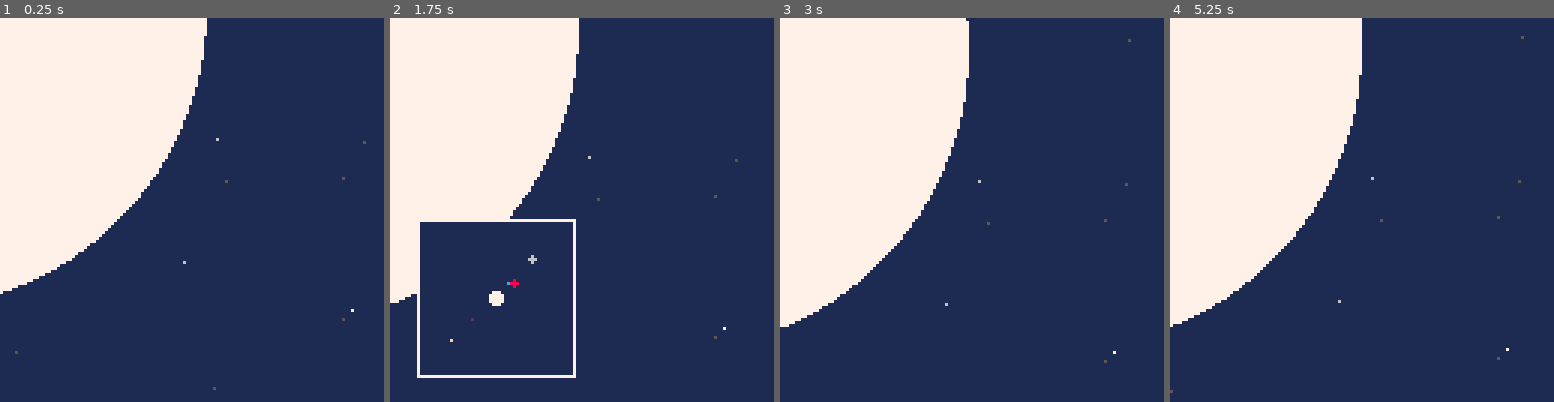
Above: before the commit, frames 1-4 (left to right).
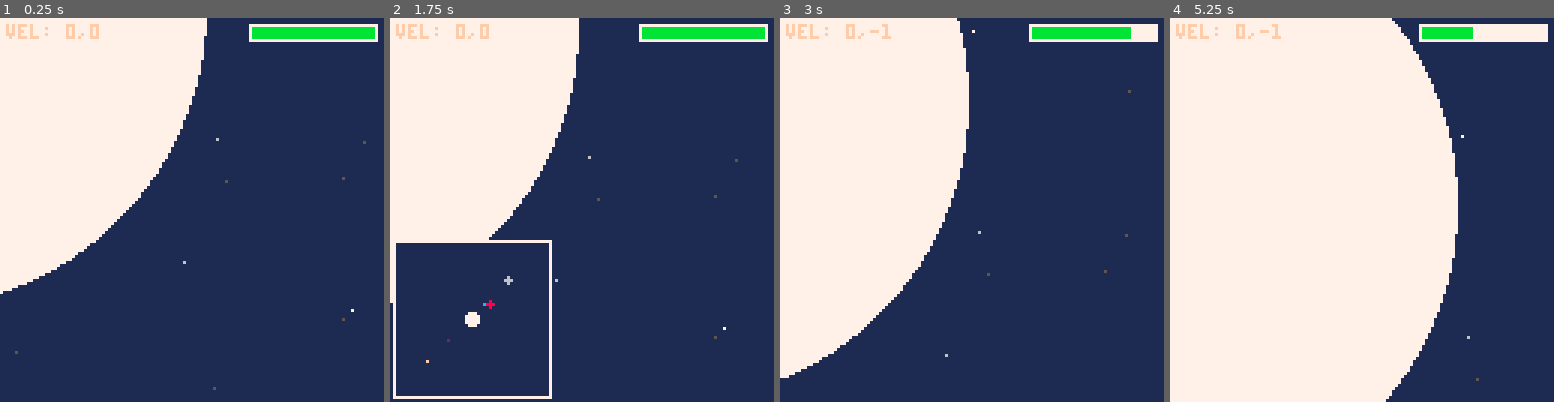
Above: after the commit, the same moments.

Repository: nucleartide/ludum-dare-39
Game: PICO-8 cartridge game.p8
Same seed, same stepped clock (60 frames per second), same inputs: the game is played once before the commit and once after it.
Inputs:
- Up to frame 1 (0.25 s): no input
- Up to frame 2 (1.75 s): tap X (X key) at 0.33, 1.07 s; tap O (Z key) at 0.7, 1.7 s; hold Right from 1.6 s (still down)
- Up to frame 3 (3 s): tap X (X key) at 1.85, 2.97 s; release Right at 2.1 s; tap O (Z key) at 2.1, 2.5, 2.9 s; hold Up 2.15-2.42 s; hold Right from 2.47 s (still down)
- Up to frame 4 (5.25 s): release Right at 3.03 s; hold Left 3.08-3.58 s; tap O (Z key) every 0.4 s from 3.3 to 4.9 s; hold Down 3.63-3.97 s; hold Right 4.02-4.68 s; tap X (X key) at 4.08, 5.2 s; hold Up 4.73-5.03 s; hold Left from 5.08 s (still down)

The runs differ from the first frame. In frame 1, 1.9% of the frame differs, in the area x 1-99%, y 1-7%; in frame 2, 6.1%; in frame 3, 8.7%; in frame 4, 41%, in the area x 0-99%, y 0-100%.

Commit message:
add propellant

Diff:
--- a/game.p8
+++ b/game.p8
@@ -75,6 +75,9 @@
   y = 0,
   a = 0,
 
+  vel_x = 0,
+  vel_y = 0,
+
   sp = 1,
   sp_w = 4,
   sp_h = 4,
@@ -99,6 +102,9 @@
     x = 0,
     y = 6,
   },
+
+  propellant = 5,
+  total_propellant = 5,
 }
 
 --
@@ -116,7 +122,7 @@
 --
 
 mmap = {
-  margin = 10,
+  margin = 2,
   w = 50,
   border = 1,
 }
@@ -189,38 +195,44 @@
       if btn(1) then player.a += 0.05 end
 
       --
-      -- move player forward
-      --
-
-      if btn(2) then -- up
+      -- move player forward (increase velocity)
+      --
+
+      if btnp(2) then -- up
         local c = -round(cos(player.a))
         local s = round(sin(player.a))
-        player.x += c
-        player.y += s
-
-        -- move camera
-        if player.x < cam.x+cam.pad     then cam.x += c end
-        if player.x > cam.x+128-cam.pad then cam.x += c end
-        if player.y < cam.y+cam.pad     then cam.y += s end
-        if player.y > cam.y+128-cam.pad then cam.y += s end
+        player.vel_x += c
+        player.vel_y += s
+        player.propellant -= 1
       end
 
       --
-      -- move player backward
-      --
-
-      if btn(3) then -- down
+      -- move player backward (decrease velocity)
+      --
+
+      if btnp(3) then -- down
         local c = round(cos(player.a + 0.25))
         local s = round(sin(player.a + 0.25))
-        player.x += c
-        player.y += s
-
-        -- move camera
-        if player.x < cam.x+cam.pad     then cam.x += c end
-        if player.x > cam.x+128-cam.pad then cam.x += c end
-        if player.y < cam.y+cam.pad     then cam.y += s end
-        if player.y > cam.y+128-cam.pad then cam.y += s end
+        player.vel_x += c
+        player.vel_y += s
+        player.propellant -= 1
       end
+
+      --
+      -- move player
+      --
+
+      player.x += player.vel_x
+      player.y += player.vel_y
+
+      --
+      -- move camera
+      --
+
+      if player.x < cam.x+cam.pad     then cam.x += player.vel_x end
+      if player.x > cam.x+128-cam.pad then cam.x += player.vel_x end
+      if player.y < cam.y+cam.pad     then cam.y += player.vel_y end
+      if player.y > cam.y+128-cam.pad then cam.y += player.vel_y end
 
       --
       -- check if the player escaped the solar system
@@ -289,17 +301,17 @@
 
     rectfill(
       cam.x + mmap.margin - mmap.border,
-      cam.y + 128 - mmap.margin - mmap.w - mmap.border,
+      cam.y + 127 - mmap.margin - mmap.w - mmap.border,
       cam.x + mmap.margin + mmap.w + mmap.border,
-      cam.y + 128 - mmap.margin + mmap.border,
+      cam.y + 127 - mmap.margin + mmap.border,
       7 -- white
     )
 
     rectfill(
       cam.x + mmap.margin,
-      cam.y + 128 - mmap.margin - mmap.w,
+      cam.y + 127 - mmap.margin - mmap.w,
       cam.x + mmap.margin + mmap.w,
-      cam.y + 128 - mmap.margin,
+      cam.y + 127 - mmap.margin,
       1 -- dark blue
     )
 
@@ -311,7 +323,7 @@
     for p in all(planets) do
       circfill(
         cam.x + mmap.margin + mmap.w/2       + p.x * scale,
-        cam.y + 128 - mmap.margin - mmap.w/2 + p.y * scale,
+        cam.y + 127 - mmap.margin - mmap.w/2 + p.y * scale,
         p.r * scale,
         p.c
       )
@@ -323,7 +335,7 @@
 
     circfill(
       cam.x + mmap.margin + mmap.w/2       + player.x * scale,
-      cam.y + 128 - mmap.margin - mmap.w/2 + player.y * scale,
+      cam.y + 127 - mmap.margin - mmap.w/2 + player.y * scale,
       1,
       player.c
     )
@@ -333,13 +345,49 @@
   -- print debug info
   --
 
-  -- print("player: " .. player.x .. player.y .. ', cam: ' .. cam.x .. cam.y, cam.x, cam.y, 9)
   if player.escaped then
     local t = time()
     local m = flr(t * 2) % 2
     print("escape success", cam.x + 5, cam.y + 5, m + 9)
   else
-    --print("player: " .. 0.01*player.x*0.01*player.y + 0.01*player.y*0.01*player.y, cam.x, cam.y)
+    print("vel: " .. player.vel_x .. ',' .. player.vel_y, cam.x + 2, cam.y + 2, 15)
+  end
+
+  --
+  -- visualize propellant
+  --
+
+  local margin = 2
+  local width = 40
+  local padding = 1
+  local height = 3
+
+  rectfill(
+    cam.x + 127 - margin - 2*padding - width,
+    cam.y + margin,
+    cam.x + 127 - margin,
+    cam.y + margin + 2*padding + height,
+    7
+  )
+
+  local gas = player.propellant - player.total_propellant
+
+  if gas > -player.total_propellant then
+    rectfill(
+      cam.x + 127 - margin - padding - width,
+      cam.y + margin + padding,
+      cam.x + 127 - margin - padding + gas*width/player.total_propellant,
+      cam.y + margin + padding + height,
+      11
+    )
+  else
+    rectfill(
+      cam.x + 127 - margin - padding - width,
+      cam.y + margin + padding,
+      cam.x + 127 - margin - padding - width + 1,
+      cam.y + margin + padding + height,
+      8
+    )
   end
 end
 
